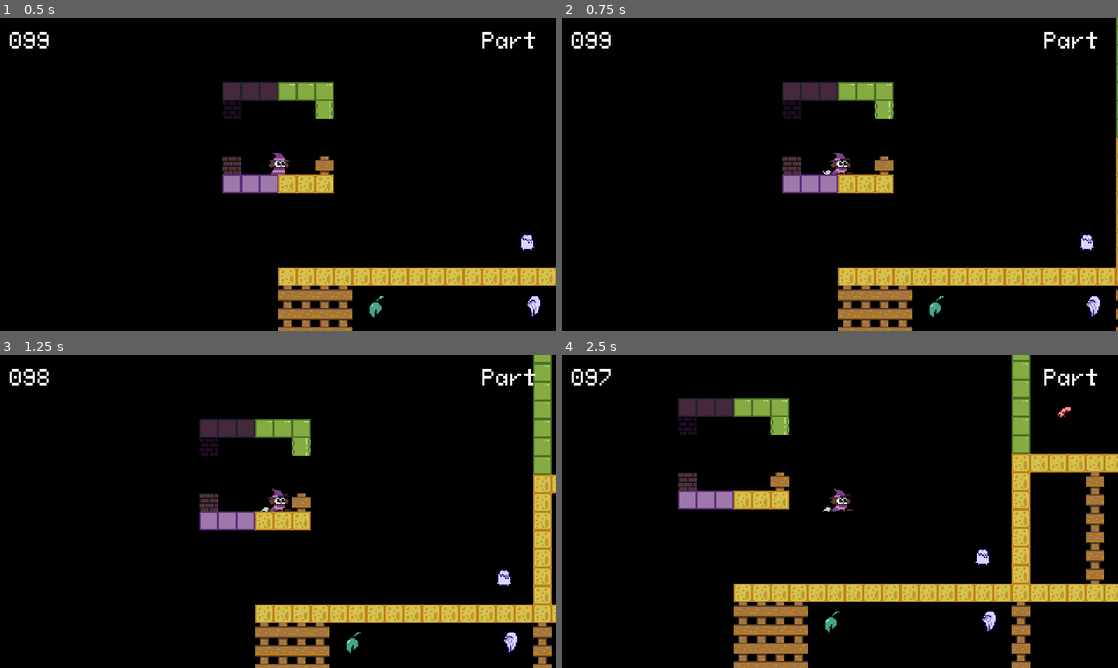
Above: before the commit, frames 1-4 (two rows, left to right).
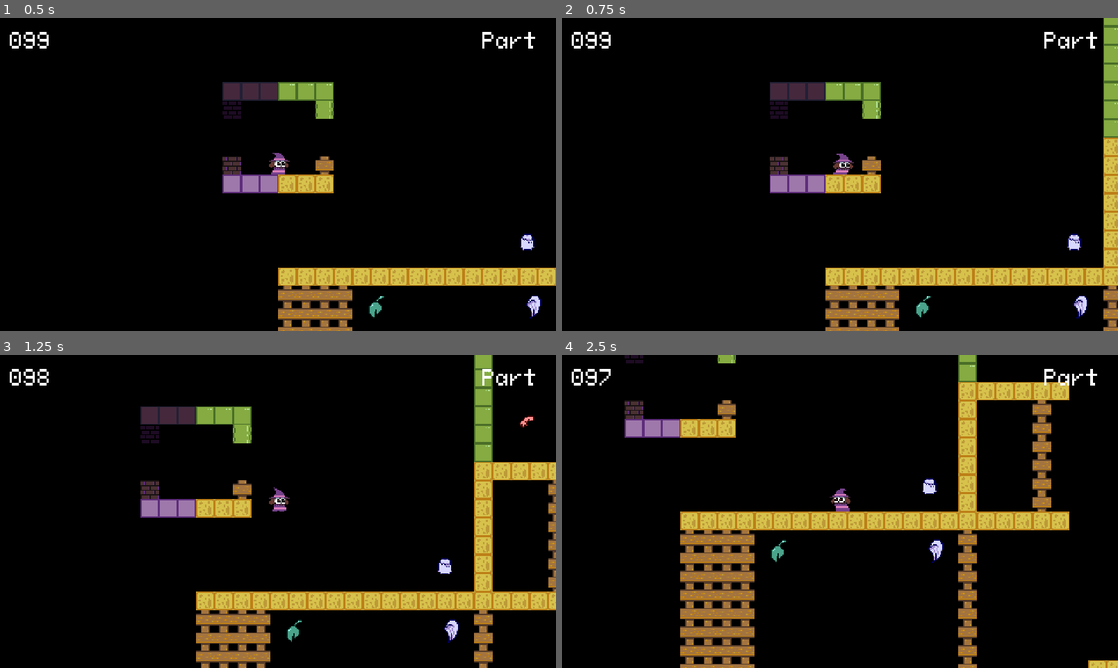
Above: after the commit, the same moments.

Repository: vitimesthree/LD55
Game: Godot game, scene res://main.tscn
The game is run twice, just before and just after one commit, with the same random seed, the same clock (stepped at 60 frames per second) and the same inputs.
Inputs:
- Up to frame 1 (0.5 s): no input
- Up to frame 2 (0.75 s): tap Enter at 0.5 s; hold Right (move_right) from 0.53 s (still down); hold X (broom) from 0.53 s (still down)
- Up to frame 3 (1.25 s): keep holding Right (move_right); keep holding X (broom); tap Z (jump) at 0.77 s
- Up to frame 4 (2.5 s): release X (broom) at 1.28 s; tap X (broom) at 1.35 s; tap Z (jump) at 1.52 s; release Right (move_right) at 2.03 s; hold Left (move_left) from 2.03 s (still down); hold X (broom) from 2.03 s (still down)

Frame 1 is identical in both runs. In frame 2, 8.4% of the frame differs, in the area x 37-100%, y 0-100%; in frame 3, 21%; in frame 4, 29%, in the area x 11-100%, y 0-100%.

Commit message:
added broom collecting

Diff:
--- a/entities/broom.gd
+++ b/entities/broom.gd
@@ -6,7 +6,6 @@
 # Called when the node enters the scene tree for the first time.
 func _ready():
 	pass # Replace with function body.
-
 
 # Called every frame. 'delta' is the elapsed time since the previous frame.
 func _process(delta):
@@ -18,3 +17,8 @@
 
 func set_pos():
 	init_pos = position
+
+func _on_area_2d_body_shape_entered(body_rid, body, body_shape_index, local_shape_index):
+	var player = get_tree().root.get_child(1).get_child(3)
+	player.broom_unlocked = true
+	self.queue_free()
--- a/entities/broom.tscn
+++ b/entities/broom.tscn
@@ -20,3 +20,5 @@
 [node name="CollisionShape2D" type="CollisionShape2D" parent="Area2D"]
 position = Vector2(0, -9)
 shape = SubResource("RectangleShape2D_jmp5o")
+
+[connection signal="body_shape_entered" from="Area2D" to="." method="_on_area_2d_body_shape_entered"]
--- a/entities/demonpart.gd
+++ b/entities/demonpart.gd
@@ -62,3 +62,6 @@
 			animator.frame = 3
 	animator.pause()
 	init_pos = position
+
+func _on_area_2d_body_shape_entered(body_rid, body, body_shape_index, local_shape_index):
+	pass # Replace with function body.
--- a/entities/demonpart.tscn
+++ b/entities/demonpart.tscn
@@ -228,3 +228,5 @@
 [node name="CollisionShape2D" type="CollisionShape2D" parent="Area2D"]
 position = Vector2(0, -6)
 shape = SubResource("RectangleShape2D_lgmol")
+
+[connection signal="body_shape_entered" from="Area2D" to="." method="_on_area_2d_body_shape_entered"]
--- a/entities/player.gd
+++ b/entities/player.gd
@@ -11,13 +11,15 @@
 
 @export var broom_unlocked: bool = false
 @export var broom_enabled: bool = false
-@export var broom_speed: float = 60
+@export var broom_speed: float = 120
 @export var broom_acceleration: float = 2
 @export var broom_decceleration: float = 5
 
 # Get the gravity from the project settings to be synced with RigidBody nodes.
 var gravity: float = ProjectSettings.get_setting("physics/2d/default_gravity")
 
+func _ready():
+	broom_unlocked = false
 
 func _physics_process(delta):
 	# Regular gameplay.
--- a/main.gd
+++ b/main.gd
@@ -1,7 +1,7 @@
 extends Node2D
 
-var parts_spawned : Array = []
-var parts_collected : Array = []
+@onready var parts_spawned : Array = []
+@onready var parts_collected : Array = []
 var demon_part = preload("res://entities/demonpart.tscn")
 var broom = preload("res://entities/broom.tscn")
 
